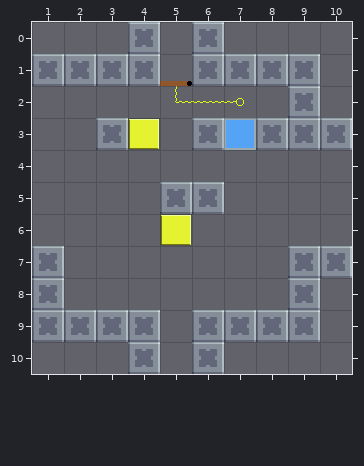
Level history. Tiled map (JSON): Assets/Level_Editor/TileMap/Room_15.tmj. The picture above was drawn from the file before the commit.
Cells are 32x32 px. Shown: x 1..10, y 0..10.
Once edited:
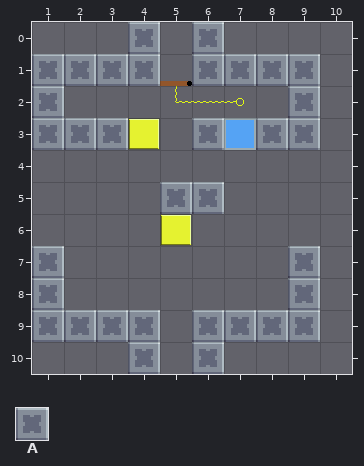
Key: from "tileSet": A 33.
_ is an empty cell.
The edit:
Layer "Blocks":
The author put tile A in row 2 at x 1; in row 3 at x 1 to 2.
The edit erases tile A in row 3 at x 10; in row 7 at x 10.
Boxes around the changes in both pictures, in picture pixels (x1, y1, x2, y2):
added: (32, 86, 96, 150)
removed: (320, 118, 352, 150)
removed: (320, 246, 352, 278)
